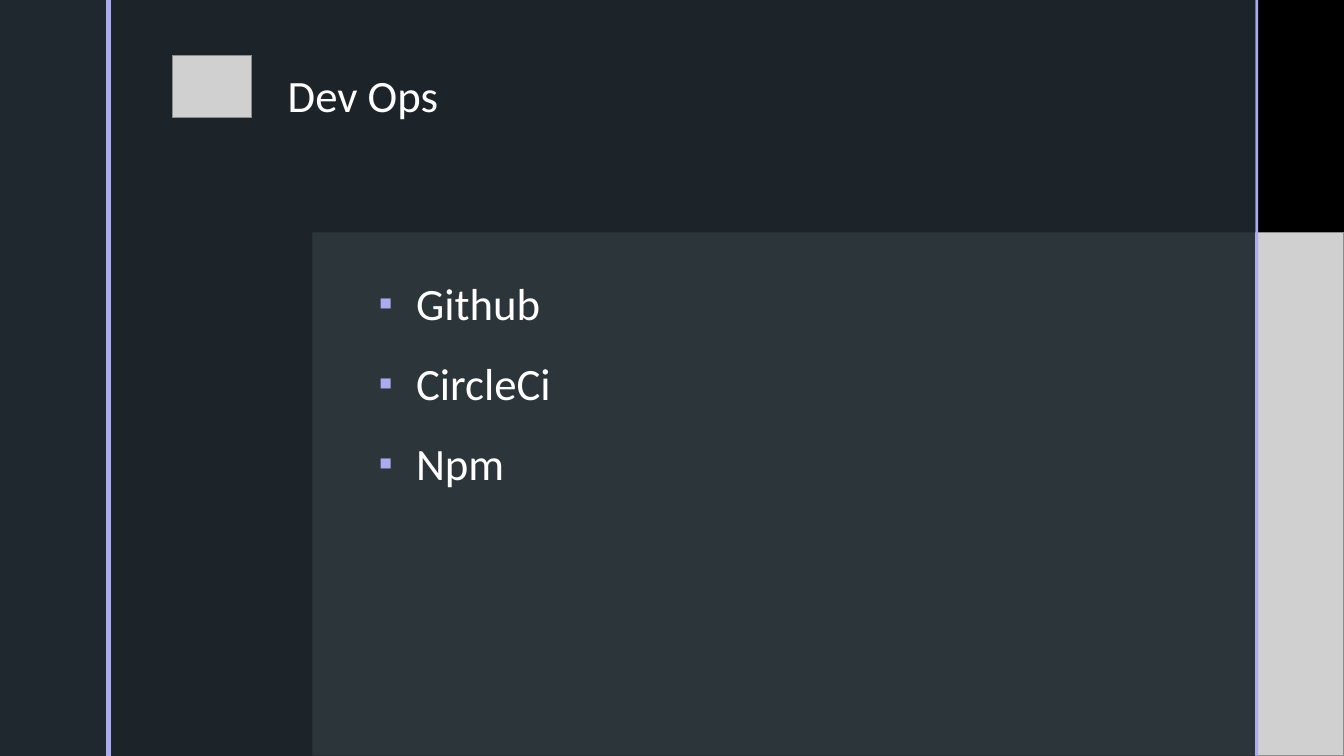
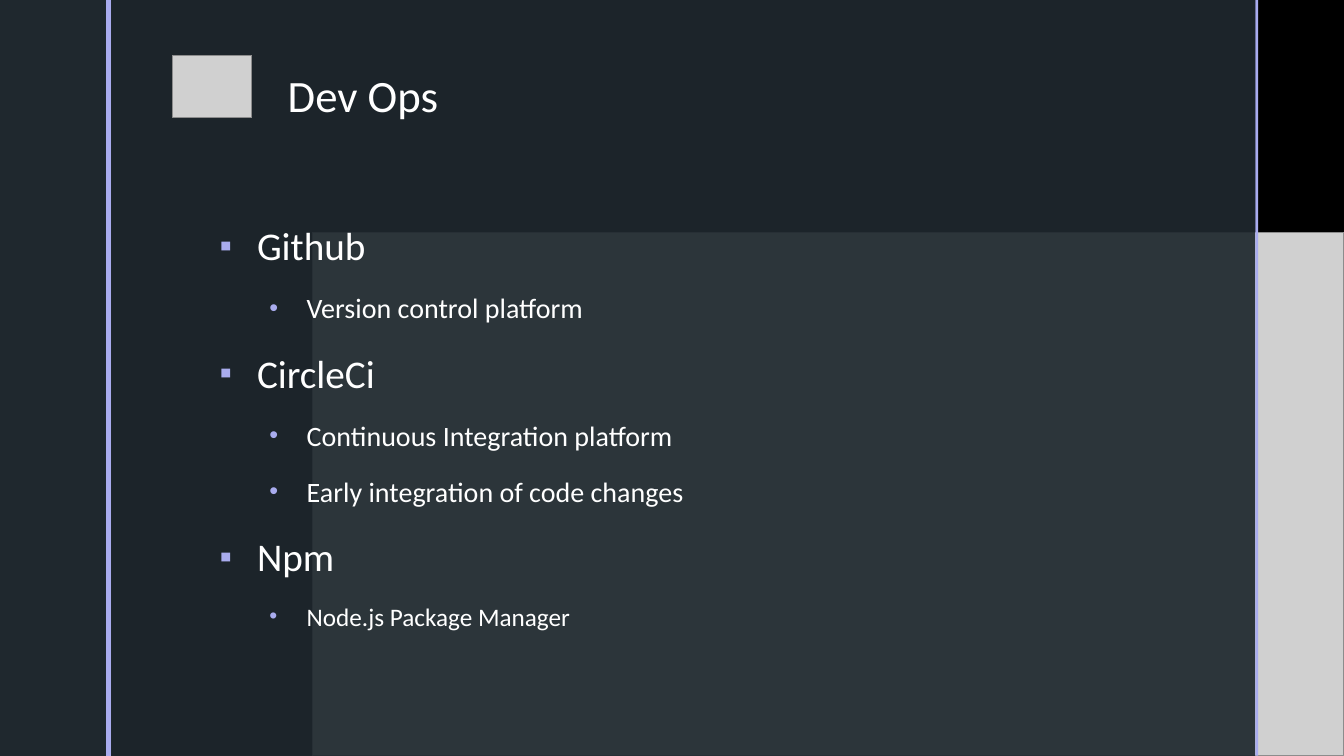
Before and after one commit to androsanta/Thesis, a slide deck: slide 9 of presentation/presentation.pptx. Drawn at 1344x756 pixels with LibreOffice and Linux fonts; fonts in the diff are those of the drawing; grey boxes stand for pictures; background and template pictures are left out. Boxes give left, top, right and bottom in pixels: in the first picture for what was removed or moved away, otherwise in the second. Text is boxed around its words. In the diff, an @@ line names an element or a change of style, - is before the commit and + after.

```diff
--- a/presentation/presentation.pptx
+++ b/presentation/presentation.pptx
@@ text "Github": place and size @@
-text "Github" at bbox=[416, 289, 551, 488]
+text "Github" at bbox=[257, 232, 684, 631]
@@ text "Github" at bbox=[257, 232, 684, 631]: vertical alignment middle to top @@
@@ text at bbox=[257, 232, 375, 578]: size 32 to 28 pt in "Github", "CircleCi", "Npm" @@
@@ text at bbox=[307, 298, 583, 323]: paragraph added @@
+  • Version control platform
@@ text at bbox=[307, 426, 684, 507]: paragraphs added @@
+  • Continuous Integration platform
+  • Early integration of code changes
@@ text at bbox=[307, 608, 570, 631]: paragraph added @@
+  • Node.js Package Manager
```
Also in this commit, not shown: 8 other slides changed, 2 slides added, 1 slide removed.
